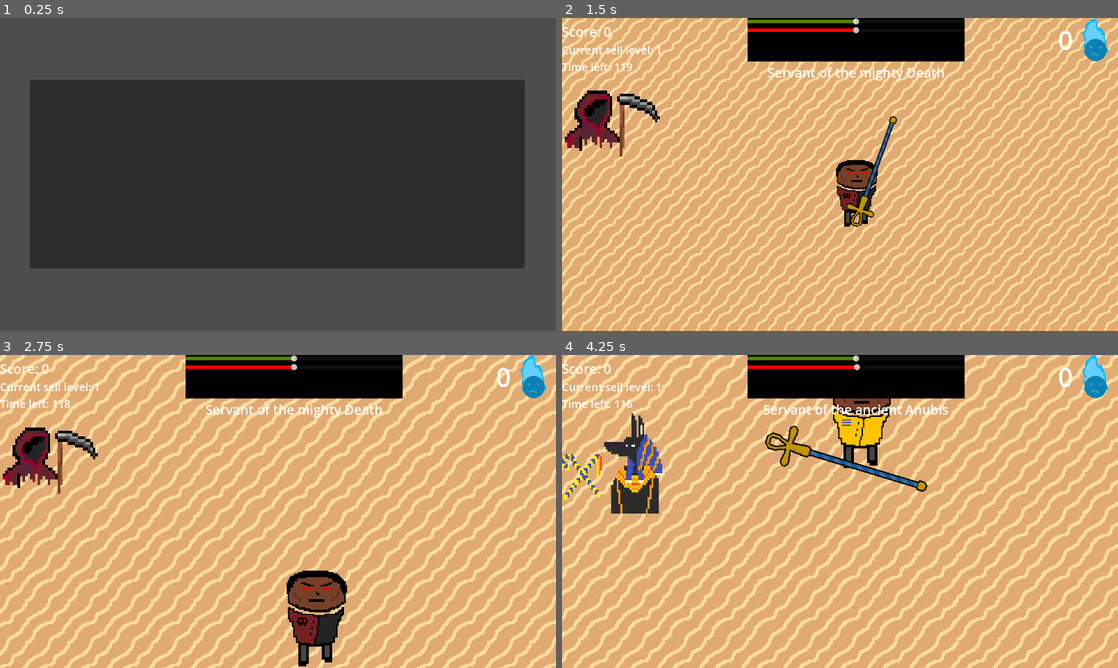
Above: before the commit, frames 1-4 (two rows, left to right).
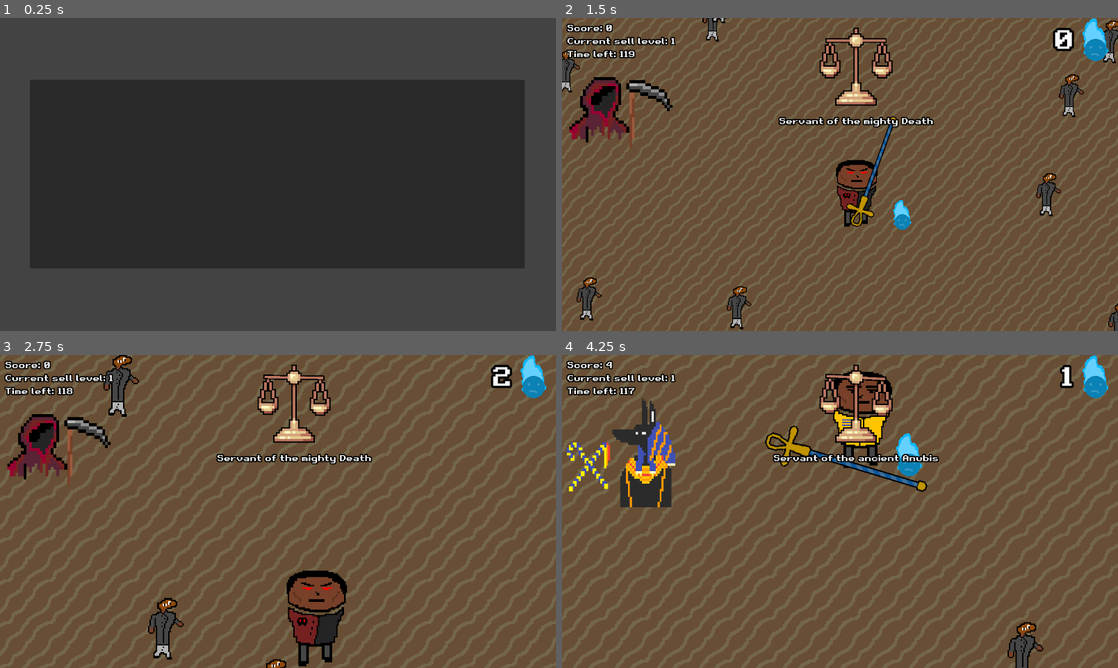
Above: after the commit, the same moments.

Repository: dkristia/Soul-Harvester
Game: Godot game, scene res://Scenes/StartManu/Menu.tscn
Same seed, same stepped clock (60 frames per second), same inputs: the game is played once before the commit and once after it.
Inputs (mouse positions are in pixels of both pictures, inside the frame that each line leads up to):
- Up to frame 1 (0.25 s): no input
- Up to frame 2 (1.5 s): click (840, 174) at 0.5 s; move the mouse to (962, 158) at 1.27 s; hold D (right) from 1.28 s (still down); click (962, 158) at 1.35 s
- Up to frame 3 (2.75 s): move the mouse to (166, 527) at 2.02 s; release D (right) at 2.03 s; hold S (down) from 2.03 s (still down); tap Space (secondary_ability) at 2.1 s
- Up to frame 4 (4.25 s): move the mouse to (895, 442) at 2.77 s; release S (down) at 2.78 s; hold D (right) 2.78-3.53 s; tap R (sell) at 2.85 s; move the mouse to (812, 574) at 3.52 s; hold W (up) from 3.53 s (still down); tap 2 (switchMode) at 3.6 s

The runs differ from the first frame. In frame 2, 98% of the frame differs, in the area x 0-100%, y 0-100%; in frame 3, 97%; in frame 4, 97%.

Commit message:
add font

Diff:
--- a/Objects/Human/human.gd
+++ b/Objects/Human/human.gd
@@ -10,10 +10,10 @@
 
 # Called when the node enters the scene tree for the first time.
 func _ready():
-	var screen = get_viewport().get_visible_rect().size * 2
+	randomize()
 	position = Vector2(
-		screen.x * randf(),
-		screen.y * randf()
+		randf_range(-3700, 3700),
+		randf_range(-3700, 3700)
 	)
 	_on_timer_2_timeout()
 
--- a/Scenes/Anubis/Anubis.gd
+++ b/Scenes/Anubis/Anubis.gd
@@ -1,8 +1,8 @@
 extends Control
 
-@onready var stick = $CanvasLayer/stick
-@onready var holder1 = $CanvasLayer/stick/holder
-@onready var holder2 = $CanvasLayer/stick/holder2
+@onready var stick = $handle/stick
+@onready var holder1 = $handle/stick/holder
+@onready var holder2 = $handle/stick/holder2
 @onready var global = $"/root/Global"
 
 # Called every frame. 'delta' is the elapsed time since the previous frame.
@@ -19,18 +19,3 @@
 
 	holder1.rotation = -stick.rotation
 	holder2.rotation = -stick.rotation
-
-
-	if Input.is_action_pressed("down"):
-		global.good -= 1
-	if Input.is_action_pressed("up"):
-		global.good += 1
-
-	if Input.is_action_pressed("left"):
-		global.bad -= 1
-	if Input.is_action_pressed("right"):
-		global.bad += 1
-
-
-	holder1.get_node("Label").text = str(snapped(global.good, 0.01))
-	holder2.get_node("Label").text = str(snapped(global.bad, pow(10, -3)))
--- a/Scenes/Anubis/Anubis.tscn
+++ b/Scenes/Anubis/Anubis.tscn
@@ -7,51 +7,61 @@
 
 [node name="anubis3" type="Control"]
 layout_mode = 3
-anchors_preset = 15
-anchor_right = 1.0
-anchor_bottom = 1.0
+anchors_preset = 0
+size_flags_horizontal = 4
+size_flags_vertical = 4
+script = ExtResource("1_d82hm")
+
+[node name="handle" type="TextureRect" parent="."]
+texture_filter = 1
+layout_mode = 1
+anchors_preset = 8
+anchor_left = 0.5
+anchor_top = 0.5
+anchor_right = 0.5
+anchor_bottom = 0.5
+offset_left = -23.0
+offset_top = -29.0
+offset_right = 23.0
+offset_bottom = 29.0
 grow_horizontal = 2
 grow_vertical = 2
-script = ExtResource("1_d82hm")
+scale = Vector2(3, 3)
+pivot_offset = Vector2(23, 29)
+texture = ExtResource("2_fjvpa")
+stretch_mode = 5
 
-[node name="CanvasLayer" type="CanvasLayer" parent="."]
+[node name="stick" type="TextureRect" parent="handle"]
+texture_filter = 1
+layout_mode = 2
+offset_left = -1.09693
+offset_top = 3.93651
+offset_right = 46.9031
+offset_bottom = 15.9365
+pivot_offset = Vector2(24, 6)
+texture = ExtResource("3_so5qa")
+stretch_mode = 5
 
-[node name="handle" type="Sprite2D" parent="CanvasLayer"]
+[node name="holder" type="TextureRect" parent="handle/stick"]
+show_behind_parent = true
 texture_filter = 1
-position = Vector2(640, 400)
-scale = Vector2(7, 7)
-texture = ExtResource("2_fjvpa")
+layout_mode = 2
+offset_left = 36.0
+offset_top = 5.0
+offset_right = 50.0
+offset_bottom = 33.0
+pivot_offset = Vector2(7, 0)
+texture = ExtResource("4_w8ri2")
+stretch_mode = 5
 
-[node name="stick" type="Sprite2D" parent="CanvasLayer"]
+[node name="holder2" type="TextureRect" parent="handle/stick"]
+show_behind_parent = true
 texture_filter = 1
-position = Vector2(640, 260)
-scale = Vector2(7, 7)
-texture = ExtResource("3_so5qa")
-
-[node name="holder" type="Sprite2D" parent="CanvasLayer/stick"]
-texture_filter = 1
-position = Vector2(-20, 0)
+layout_mode = 0
+offset_left = -4.0
+offset_top = 5.0
+offset_right = 10.0
+offset_bottom = 33.0
+pivot_offset = Vector2(7, 0)
 texture = ExtResource("4_w8ri2")
-offset = Vector2(0, 13)
-
-[node name="Label" type="Label" parent="CanvasLayer/stick/holder"]
-offset_left = -19.5714
-offset_top = -11.4286
-offset_right = 20.4286
-offset_bottom = 11.5714
-
-[node name="holder2" type="Sprite2D" parent="CanvasLayer/stick"]
-texture_filter = 1
-position = Vector2(20, 0)
-texture = ExtResource("4_w8ri2")
-offset = Vector2(0, 13)
-
-[node name="Label" type="Label" parent="CanvasLayer/stick/holder2"]
-offset_left = -19.5714
-offset_top = -11.4286
-offset_right = 20.4286
-offset_bottom = 11.5714
-
-[node name="VBoxContainer" type="VBoxContainer" parent="CanvasLayer"]
-offset_right = 40.0
-offset_bottom = 40.0
+stretch_mode = 5
--- a/Scenes/GUI/GUI.tscn
+++ b/Scenes/GUI/GUI.tscn
@@ -1,24 +1,31 @@
-[gd_scene load_steps=18 format=3 uid="uid://4plkn86vrwdo"]
+[gd_scene load_steps=17 format=3 uid="uid://4plkn86vrwdo"]
 
 [ext_resource type="Script" path="res://Scenes/GUI/GUI.gd" id="1_cfqvc"]
 [ext_resource type="Texture2D" uid="uid://dkqqtxa6r5xaq" path="res://Assets/Icons/Death.png" id="2_7ahps"]
+[ext_resource type="FontFile" uid="uid://boiyom5nqpg3o" path="res://Assets/Font/Retro Gaming.ttf" id="3_1b0sb"]
+[ext_resource type="LabelSettings" uid="uid://tm2nnxv0g1ee" path="res://Scenes/GUI/lable.tres" id="4_b63vm"]
 [ext_resource type="Texture2D" uid="uid://bjh5nlvywuuhh" path="res://Assets/Human/soul.png" id="4_g8ntc"]
+[ext_resource type="PackedScene" uid="uid://cnks7lsr6da2l" path="res://Scenes/Anubis/anubis.tscn" id="4_qbwvy"]
 [ext_resource type="Texture2D" uid="uid://b0xh60rrfcnot" path="res://Assets/Anubis/Eyes/pixil-frame-0 (6).png" id="5_gdl8f"]
 [ext_resource type="Texture2D" uid="uid://bipsoskot2b62" path="res://Assets/Anubis/Eyes/pixil-frame-0 (5).png" id="6_5l0e0"]
 [ext_resource type="Texture2D" uid="uid://cy8tqfmavbb0v" path="res://Assets/Anubis/Eyes/pixil-frame-0 (4).png" id="7_lwg3n"]
 [ext_resource type="Texture2D" uid="uid://c5tgv83uryobx" path="res://Assets/Anubis/Eyes/pixil-frame-0 (2).png" id="8_nlicc"]
 [ext_resource type="Texture2D" uid="uid://c223h8twhdvul" path="res://Assets/Anubis/Eyes/pixil-frame-0 (1).png" id="9_i54ca"]
 [ext_resource type="Texture2D" uid="uid://btg4kt2a8u0wg" path="res://Assets/Anubis/Eyes/AnubisEyes.png" id="10_cf5jv"]
-[ext_resource type="Script" path="res://Scenes/GUI/VBoxContainer.gd" id="10_kjkv1"]
 
-[sub_resource type="LabelSettings" id="LabelSettings_vhdlf"]
-font_size = 30
+[sub_resource type="LabelSettings" id="LabelSettings_p66fe"]
+font = ExtResource("3_1b0sb")
+font_size = 20
+outline_size = 10
+outline_color = Color(0, 0, 0, 1)
+shadow_color = Color(0, 0, 0, 1)
 
-[sub_resource type="LabelSettings" id="LabelSettings_h41ma"]
-font_size = 25
-
-[sub_resource type="LabelSettings" id="LabelSettings_ybedg"]
-font_size = 60
+[sub_resource type="LabelSettings" id="LabelSettings_5xpbe"]
+font = ExtResource("3_1b0sb")
+font_size = 20
+outline_size = 10
+outline_color = Color(0, 0, 0, 1)
+shadow_color = Color(0, 0, 0, 1)
 
 [sub_resource type="SpriteFrames" id="SpriteFrames_6mj87"]
 animations = [{
@@ -51,14 +58,12 @@
 "speed": 20.0
 }]
 
-[sub_resource type="StyleBoxFlat" id="StyleBoxFlat_kwnj0"]
-bg_color = Color(0.32549, 0.537255, 0, 1)
-
-[sub_resource type="StyleBoxFlat" id="StyleBoxFlat_2hlgf"]
-bg_color = Color(1, 0, 0, 1)
-
-[sub_resource type="LabelSettings" id="LabelSettings_yrxky"]
-font_size = 30
+[sub_resource type="LabelSettings" id="LabelSettings_1dfaa"]
+font = ExtResource("3_1b0sb")
+font_size = 20
+outline_size = 10
+outline_color = Color(0, 0, 0, 1)
+shadow_color = Color(0, 0, 0, 1)
 
 [node name="GUI" type="Control"]
 layout_mode = 3
@@ -72,33 +77,37 @@
 [node name="CanvasLayer" type="CanvasLayer" parent="."]
 
 [node name="LeftBox" type="VBoxContainer" parent="CanvasLayer"]
-offset_right = 213.0
-offset_bottom = 314.0
+offset_left = 11.0
+offset_right = 251.0
+offset_bottom = 349.0
 
 [node name="Score" type="MarginContainer" parent="CanvasLayer/LeftBox"]
 layout_mode = 2
 theme_override_constants/margin_top = 10
 
 [node name="ScoreLabel" type="Label" parent="CanvasLayer/LeftBox/Score"]
+texture_filter = 1
 layout_mode = 2
 text = "Score: 0"
-label_settings = SubResource("LabelSettings_vhdlf")
+label_settings = SubResource("LabelSettings_p66fe")
 
 [node name="SellLevel" type="MarginContainer" parent="CanvasLayer/LeftBox"]
 layout_mode = 2
 
 [node name="LevelLabel" type="Label" parent="CanvasLayer/LeftBox/SellLevel"]
+texture_filter = 1
 layout_mode = 2
 text = "current sell level: "
-label_settings = SubResource("LabelSettings_h41ma")
+label_settings = SubResource("LabelSettings_p66fe")
 
 [node name="Time" type="MarginContainer" parent="CanvasLayer/LeftBox"]
 layout_mode = 2
 
 [node name="TimeLabel" type="Label" parent="CanvasLayer/LeftBox/Time"]
+texture_filter = 1
 layout_mode = 2
 text = "Time Left: 69s"
-label_settings = SubResource("LabelSettings_h41ma")
+label_settings = SubResource("LabelSettings_5xpbe")
 
 [node name="AllegianceIcon" type="TextureRect" parent="CanvasLayer/LeftBox"]
 texture_filter = 1
@@ -118,7 +127,7 @@
 layout_mode = 2
 size_flags_horizontal = 8
 text = "0"
-label_settings = SubResource("LabelSettings_ybedg")
+label_settings = ExtResource("4_b63vm")
 
 [node name="SoulIcon" type="TextureRect" parent="CanvasLayer/SoulContainer"]
 texture_filter = 1
@@ -133,42 +142,24 @@
 offset_right = 286.5
 offset_bottom = 249.0
 grow_horizontal = 2
-size_flags_horizontal = 4
-size_flags_vertical = 4
 
-[node name="Eyes" type="MarginContainer" parent="CanvasLayer/EyeContainer"]
-custom_minimum_size = Vector2(0, 100)
+[node name="MarginContainer" type="MarginContainer" parent="CanvasLayer/EyeContainer"]
+layout_mode = 2
+theme_override_constants/margin_bottom = 0
+
+[node name="anubis3" parent="CanvasLayer/EyeContainer/MarginContainer" instance=ExtResource("4_qbwvy")]
+custom_minimum_size = Vector2(300, 220)
 layout_mode = 2
 
-[node name="ColorRect" type="ColorRect" parent="CanvasLayer/EyeContainer/Eyes"]
-custom_minimum_size = Vector2(0, 100)
-layout_mode = 2
-color = Color(0, 0, 0, 1)
-
-[node name="EyeSprite" type="AnimatedSprite2D" parent="CanvasLayer/EyeContainer/Eyes"]
+[node name="EyeSprite" type="AnimatedSprite2D" parent="CanvasLayer/EyeContainer/MarginContainer/anubis3"]
 texture_filter = 1
+position = Vector2(-123.5, 100)
 scale = Vector2(9.945, 9.48)
 sprite_frames = SubResource("SpriteFrames_6mj87")
 animation = &"eyes_closed"
 autoplay = "eyes_closed"
 centered = false
 offset = Vector2(0, -20)
-
-[node name="VBoxContainer" type="VBoxContainer" parent="CanvasLayer/EyeContainer/Eyes"]
-layout_mode = 2
-script = ExtResource("10_kjkv1")
-
-[node name="Good" type="HSlider" parent="CanvasLayer/EyeContainer/Eyes/VBoxContainer"]
-layout_mode = 2
-theme_override_styles/grabber_area = SubResource("StyleBoxFlat_kwnj0")
-max_value = 200.0
-value = 100.0
-
-[node name="Bad" type="HSlider" parent="CanvasLayer/EyeContainer/Eyes/VBoxContainer"]
-layout_mode = 2
-theme_override_styles/grabber_area = SubResource("StyleBoxFlat_2hlgf")
-max_value = 200.0
-value = 100.0
 
 [node name="Allegiance" type="MarginContainer" parent="CanvasLayer/EyeContainer"]
 layout_mode = 2
@@ -178,4 +169,4 @@
 [node name="De_Anu" type="Label" parent="CanvasLayer/EyeContainer/Allegiance"]
 layout_mode = 2
 text = "Servant of the ancient Anubis"
-label_settings = SubResource("LabelSettings_yrxky")
+label_settings = SubResource("LabelSettings_1dfaa")
--- /dev/null
+++ b/Scenes/GUI/lable.tres
@@ -0,0 +1,10 @@
+[gd_resource type="LabelSettings" load_steps=2 format=3 uid="uid://tm2nnxv0g1ee"]
+
+[ext_resource type="FontFile" uid="uid://boiyom5nqpg3o" path="res://Assets/Font/Retro Gaming.ttf" id="1_jqsqv"]
+
+[resource]
+font = ExtResource("1_jqsqv")
+font_size = 60
+outline_size = 20
+outline_color = Color(0, 0, 0, 1)
+shadow_color = Color(0, 0, 0, 1)
--- a/Scenes/Game/game.gd
+++ b/Scenes/Game/game.gd
@@ -5,7 +5,7 @@
 var animationPlayed = false
 @onready var _soul = preload("res://Objects/Human/human.tscn")
 @onready var global = $"/root/Global"
-@onready var _animated_sprite = $GUI/CanvasLayer/EyeContainer/Eyes/EyeSprite
+@onready var _animated_sprite = $GUI/CanvasLayer/EyeContainer/MarginContainer/anubis3/EyeSprite
 @onready var _allegiance_icon = $GUI/CanvasLayer/LeftBox/AllegianceIcon
 @onready var _time_label = $GUI/CanvasLayer/LeftBox/Time/TimeLabel
 @onready var player = $Player
@@ -15,6 +15,8 @@
 
 
 func _ready():
+	for i in range(100):
+		_on_soul_spawner_timeout()
 	refresh_mode()
 
 func _process(delta):
@@ -52,7 +54,7 @@
 
 func _on_soul_spawner_timeout():
 	var soul = _soul.instantiate()
-	add_child(soul)
+	add_child.call_deferred(soul)
 
 func refresh_mode():
 	global.speed = 40 if global.AnubisMode else 60
--- a/Scenes/Game/game.tscn
+++ b/Scenes/Game/game.tscn
@@ -2,11 +2,11 @@
 
 [ext_resource type="Script" path="res://Scenes/Game/game.gd" id="1_f5epg"]
 [ext_resource type="PackedScene" uid="uid://cjb5sf04lvpfr" path="res://Objects/Player/player.tscn" id="1_vj3yr"]
+[ext_resource type="Texture2D" uid="uid://dr4rvk83n1fgm" path="res://Assets/World/tilemap.png" id="2_pxqkd"]
 [ext_resource type="PackedScene" uid="uid://4plkn86vrwdo" path="res://Scenes/GUI/GUI.tscn" id="4_a5h50"]
-[ext_resource type="Texture2D" uid="uid://dr4rvk83n1fgm" path="res://tilemap.png" id="4_snvej"]
 
 [sub_resource type="TileSetAtlasSource" id="TileSetAtlasSource_eqil7"]
-texture = ExtResource("4_snvej")
+texture = ExtResource("2_pxqkd")
 texture_region_size = Vector2i(32, 32)
 0:0/0 = 0
 1:0/0 = 0
@@ -35,6 +35,7 @@
 [node name="Player" parent="." instance=ExtResource("1_vj3yr")]
 
 [node name="SoulSpawner" type="Timer" parent="."]
+wait_time = 0.1
 autostart = true
 
 [node name="GUI" parent="." instance=ExtResource("4_a5h50")]
--- a/project.godot
+++ b/project.godot
@@ -76,3 +76,8 @@
 "events": [Object(InputEventMouseButton,"resource_local_to_scene":false,"resource_name":"","device":-1,"window_id":0,"a …(258 unchanged characters)…
 ]
 }
+
+[rendering]
+
+textures/canvas_textures/default_texture_filter=0
+environment/defaults/default_clear_color=Color(0.262745, 0.262745, 0.262745, 1)
Binary file added: Assets/Font/Retro Gaming.ttf
Not shown, added: Assets/Font/Retro Gaming.ttf.import
Not shown, added: Assets/Retro Gaming.ttf.import
Binary file added: Assets/World/tilemap.png
Not shown, changed: Assets/World/tilemap.png.import
Binary file changed: Assets/scale/handle.png
Binary file changed: Assets/scale/holder.png
Binary file changed: Assets/scale/stick.png
Binary file removed: Sprite-0001.png
Not shown, removed: Sprite-0001.png.import
Binary file removed: bottom-border.png
Not shown, removed: bottom-border.png.import
(and 21 more such lines)
